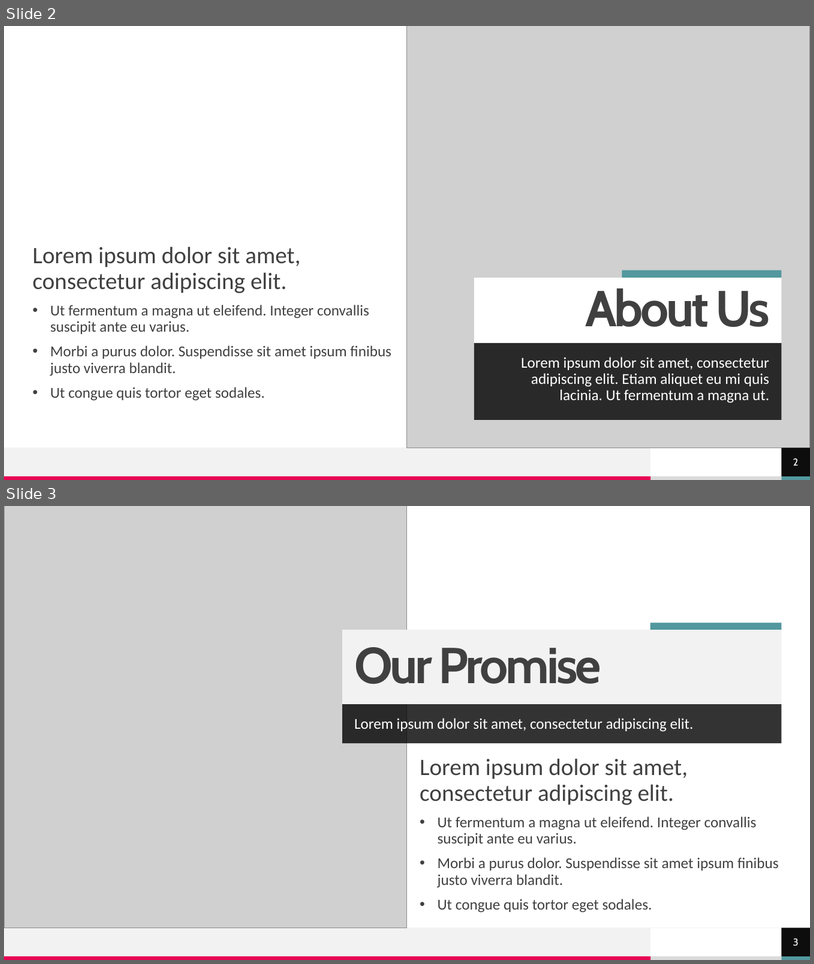
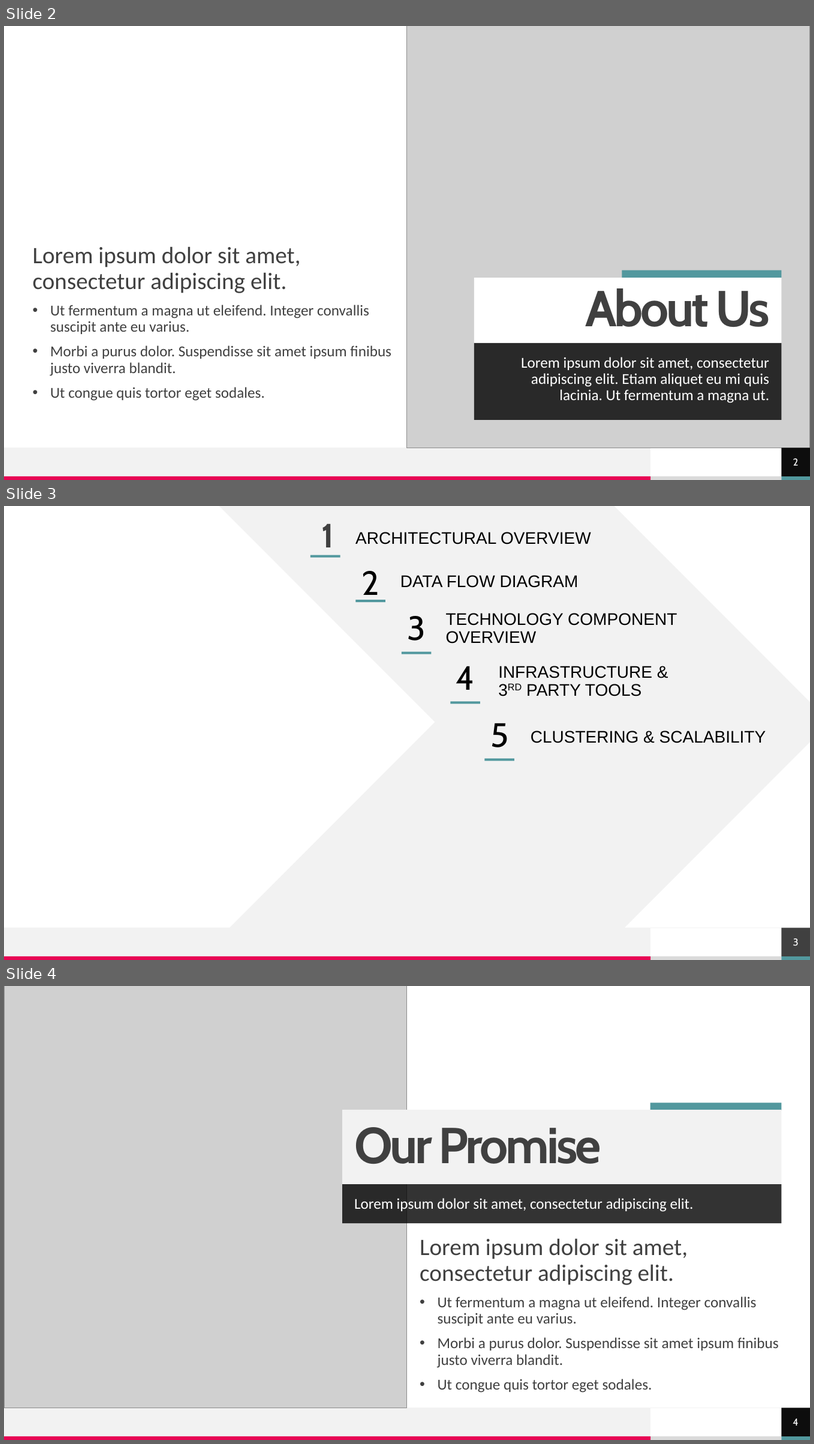
Before and after one commit to shadmehr/EmptyPython, a slide deck: How to build a team.pptx. Shown one above the other, each under a label of ours: slides 2 and 3 before the commit, slides 2, 3 and 4 after it. The pictures are 814x964 and 814x1444 pixels, drawn with LibreOffice and Linux fonts; fonts in the diff are those of the drawing; grey boxes stand for pictures; background and template pictures are left out. Boxes give left, top, right and bottom in pixels: in the first picture for what was removed or moved away, otherwise in the second. Text is boxed around its words. In the diff, an @@ line names an element or a change of style, - is before the commit and + after.

```diff
--- a/How to build a team.pptx
+++ b/How to build a team.pptx
@@ slide 3 added at [4,506,810,960], background picture (left out); not listed: 5 template elements that a slide beside it also shows @@
@@ chevron added at [219,506,810,939], fill #F2F2F2 @@
@@ text added at [322,524,335,547], 40 pt, text #404040, bold @@
+1
@@ text added at [356,532,591,544], 20 pt, text #000000 @@
+ARCHITECTURAL OVERVIEW
@@ rectangle added at [311,555,341,558], fill #52989E @@
@@ text added at [362,571,379,602], 40 pt, text #000000 @@
+2
@@ text added at [401,575,579,588], 20 pt, text #000000 @@
+DATA FLOW DIAGRAM
@@ rectangle added at [356,600,386,602], fill #52989E @@
@@ text added at [446,613,677,643], 20 pt, text #000000 @@
+TECHNOLOGY COMPONENT OVERVIEW
@@ text added at [407,616,426,640], 40 pt, text #000000 @@
+3
@@ rectangle added at [402,652,432,654], fill #52989E @@
@@ text added at [456,666,474,690], 40 pt, text #000000 @@
+4
@@ text added at [498,666,653,696], 20 pt, text #000000 @@
+INFRASTRUCTURE & 3RD PARTY TOOLS
@@ rectangle added at [450,702,480,704], fill #52989E @@
@@ text added at [491,723,509,747], 40 pt, text #000000 @@
+5
@@ text added at [531,730,767,743], 20 pt, text #000000 @@
+CLUSTERING & SCALABILITY
@@ rectangle added at [485,758,515,760], fill #52989E @@
@@ page number added at [782,928,810,956], fill #404040, 12 pt, text #FFFFFF @@
+3
@@ what was slide 3 is now slide 4 @@
@@ page number at [793,1418,798,1425]: text changed @@
-3
+4
```
